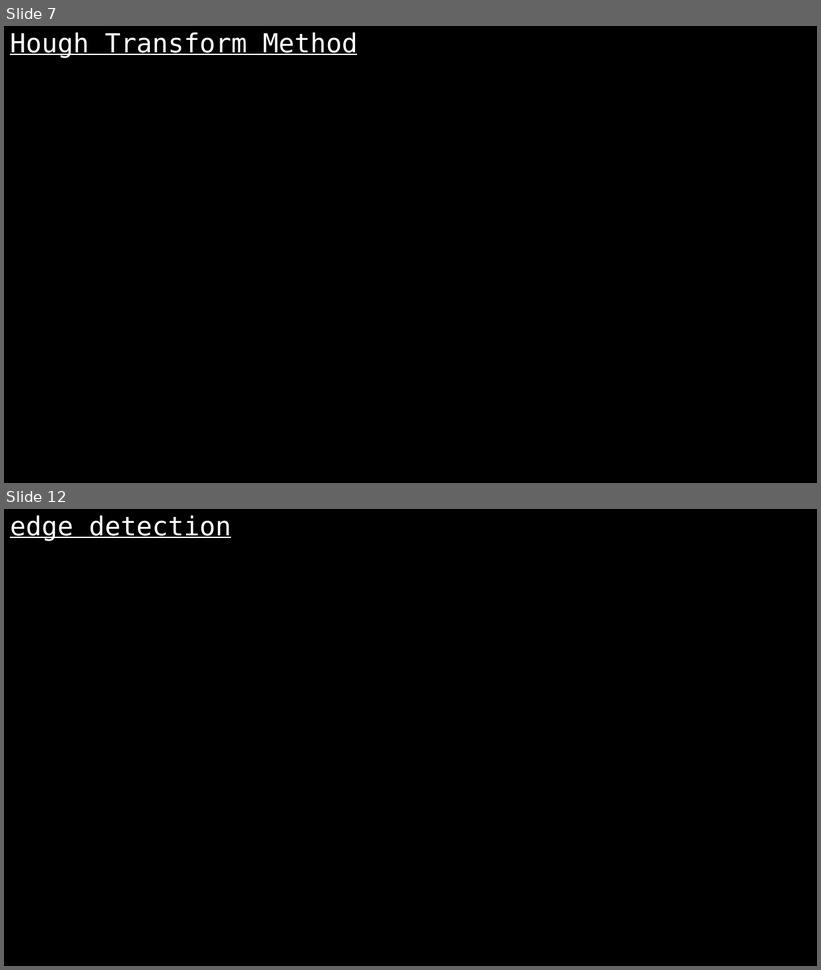
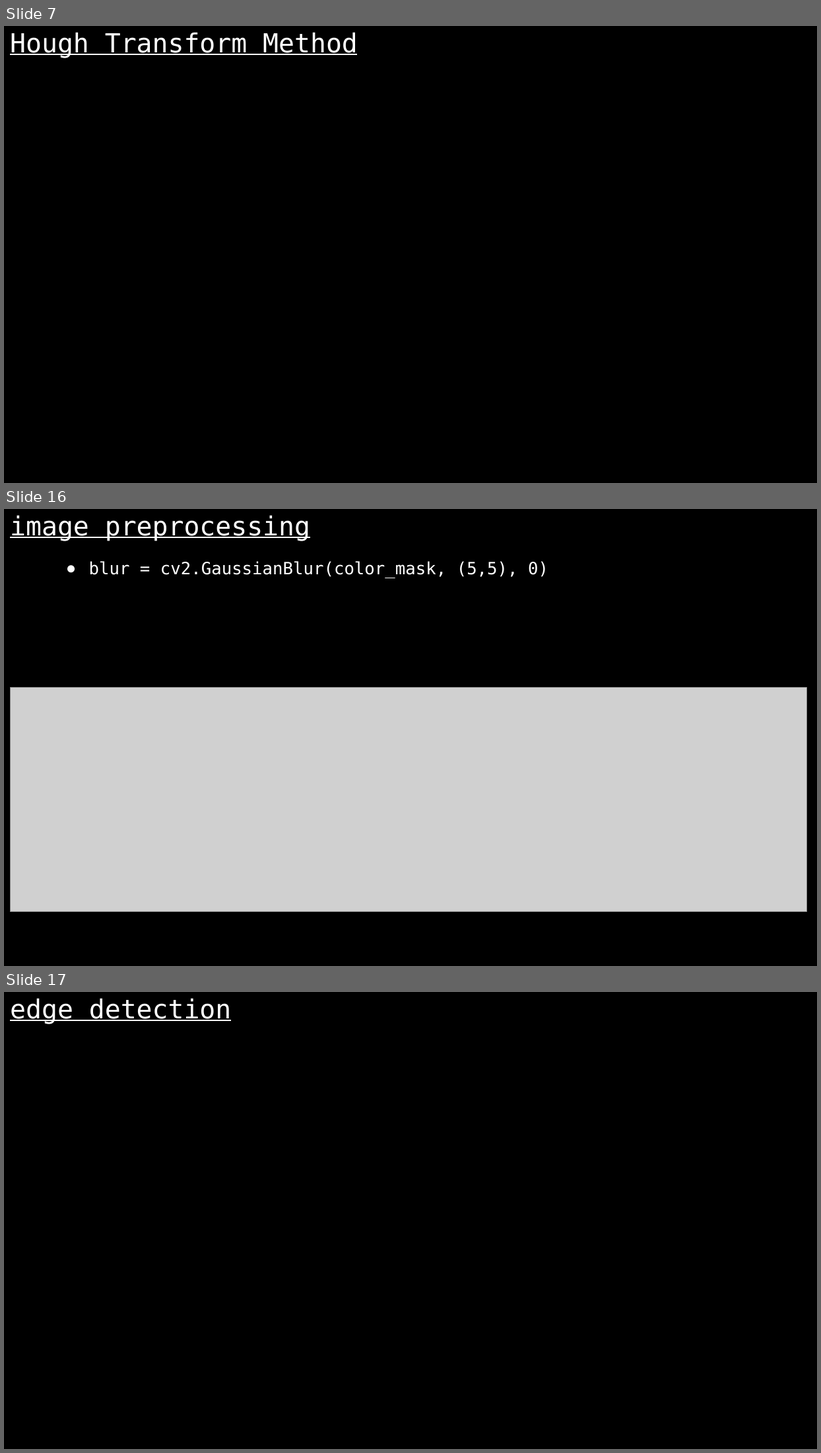
Before and after one commit to karthikeyanrathore/Lane-Line-Detection, a slide deck: laneline.pptx. Shown one above the other, each under a label of ours: slides 7 and 12 before the commit, slides 7, 16 and 17 after it; the slides between them are not shown. The pictures are 821x970 and 821x1453 pixels, drawn with LibreOffice and Linux fonts; fonts in the diff are those of the drawing; grey boxes stand for pictures. Boxes give left, top, right and bottom in pixels: in the first picture for what was removed or moved away, otherwise in the second. Text is boxed around its words. In the diff, an @@ line names an element or a change of style, - is before the commit and + after.

```diff
--- a/laneline.pptx
+++ b/laneline.pptx
@@ slide 16 added at [4, 509, 817, 966], background #000000 @@
@@ title added at [10, 515, 310, 541], 31 pt, text #FFFFFF, underline @@
+image preprocessing
@@ text added at [89, 561, 548, 577], 20 pt, text #FFFFFF @@
+● blur = cv2.GaussianBlur(color_mask, (5,5), 0)
@@ picture added at [10, 688, 807, 912] @@
@@ what was slide 12 is now slide 17 @@
```
Also in this commit, not shown: 2 slides changed, 10 other slides added, 6 slides removed, 11 other files.
